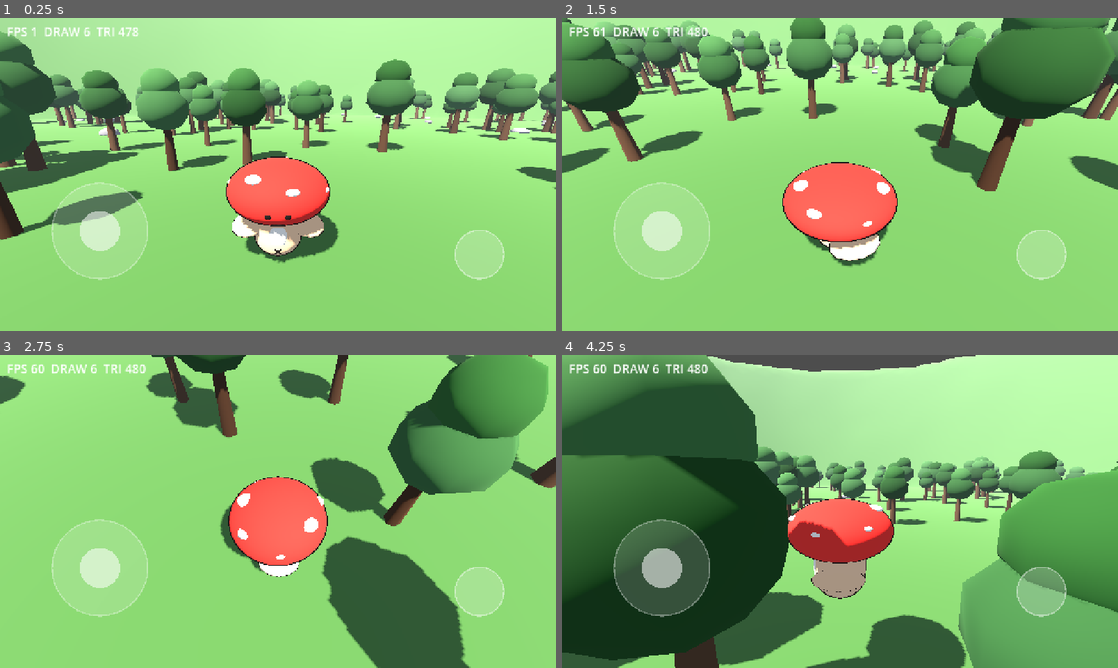
Above: before the commit, frames 1-4 (two rows, left to right).
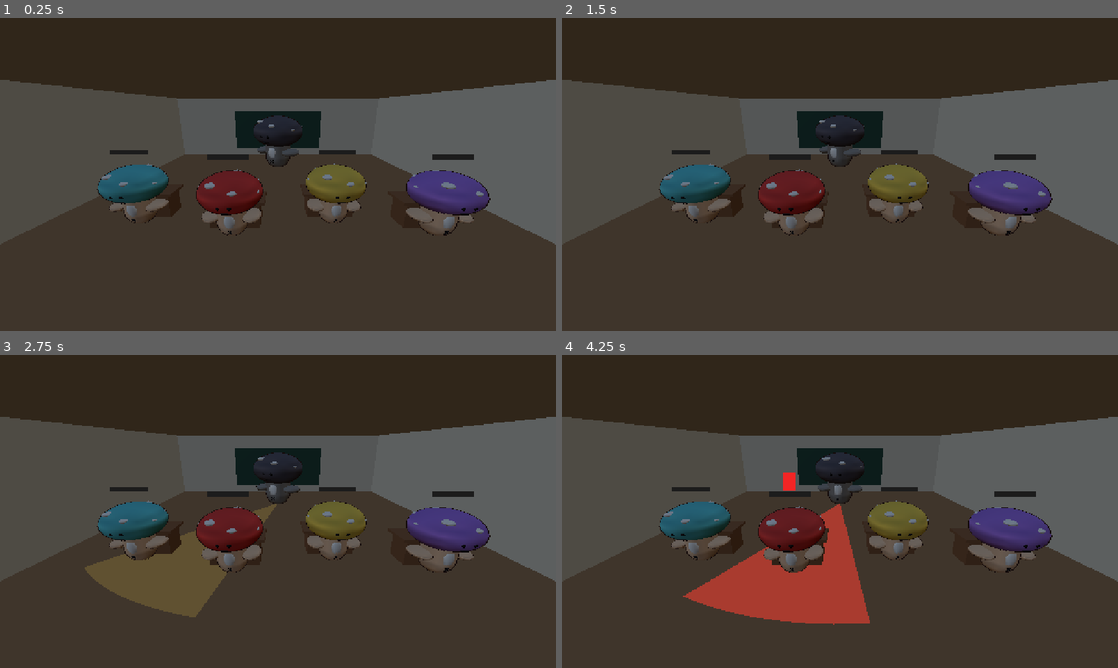
Above: after the commit, the same moments.

Repository: tuzkimo/fungi-party
Game: Godot game, scene res://game/minigame/classroom.tscn
Same seed, same stepped clock (60 frames per second), same inputs: the game is played once before the commit and once after it. Before the commit the project starts from res://game/main.tscn.
Inputs (mouse positions are in pixels of both pictures, inside the frame that each line leads up to):
- Up to frame 1 (0.25 s): no input
- Up to frame 2 (1.5 s): move the mouse to (962, 158) at 0.52 s; hold D (move_right, bound only before the commit) 0.53-1.25 s; hold Shift (run, bound only before the commit) 0.53-1.25 s; click (962, 158) at 0.67 s; tap Space (jump, bound only before the commit) at 0.77 s; drag from (728, 190) to (812, 237) at 1.27 s
- Up to frame 3 (2.75 s): move the mouse to (333, 442) at 2.02 s; hold D (move_right, bound only before the commit) from 2.03 s (still down); hold Shift (run, bound only before the commit) from 2.03 s (still down)
- Up to frame 4 (4.25 s): release D (move_right, bound only before the commit) at 2.75 s; release Shift (run, bound only before the commit) at 2.75 s; drag from (812, 574) to (673, 464) at 2.77 s; move the mouse to (1006, 558) at 3.52 s; hold A (move_left, bound only before the commit) from 3.53 s (still down); hold Ctrl (orbit, bound only before the commit) from 3.53 s (still down); tap Space (jump, bound only before the commit) at 3.77 s; tap Shift (run, bound only before the commit) at 3.8 s

The runs differ from the first frame. In frame 1, 97% of the frame differs, in the area x 0-100%, y 0-100%; in frame 2, 99%; in frame 3, 99%; in frame 4, 99%.

Commit message:
教室场景：四张课桌、老师与地面视线锥

Diff:
--- a/game/config.gd
+++ b/game/config.gd
@@ -24,7 +24,7 @@
 const GAZE_WARN := 0.3
 const GAZE_WATCH := 2.0
 const GAZE_HALF_ANGLE := 14.0
-const GAZE_RANGE := 5.5
+const GAZE_RANGE := 8.5
 const SEAT_POSITIONS := [
 	Vector3(-1.2, 0.0, 1.2), Vector3(-4.0, 0.0, 0.6), Vector3(1.6, 0.0, 0.6), Vector3(4.2, 0.0, 1.2)
 ]
--- /dev/null
+++ b/game/minigame/classroom.gd
@@ -0,0 +1,87 @@
+class_name Classroom
+extends Node3D
+
+## 教室编排：程序化建房间、摆四张课桌、驱动老师视线。
+## 自包含单场景：节点间直接引用，不跨场景查 group。
+
+const FLOOR_COLOR := Color(0.62, 0.45, 0.30)
+const WALL_COLOR := Color(0.93, 0.89, 0.80)
+const BOARD_COLOR := Color(0.16, 0.32, 0.26)
+
+var _gaze := Gaze.new()
+var _round := StealEat.new()
+var _teacher: Teacher
+var _seats: Array[SeatVisual] = []
+
+@onready var _camera: Camera3D = $Camera3D
+
+
+func _ready() -> void:
+	_camera.look_at(Vector3(0.0, 0.8, -1.5))
+	_build_room()
+
+	_teacher = Teacher.new()
+	_teacher.name = "Teacher"
+	_teacher.position = Config.TEACHER_POS
+	add_child(_teacher)
+
+	for i in Config.SEAT_COUNT:
+		var seat := SeatVisual.new()
+		seat.name = "Seat%d" % i
+		seat.setup(i)
+		add_child(seat)
+		_seats.append(seat)
+
+
+func _process(delta: float) -> void:
+	_gaze.advance(delta)
+	_teacher.apply(_gaze, delta)
+	for i in _seats.size():
+		_seats[i].apply(_round.seats[i], false, delta, _gaze.watching() == i)
+
+
+func _build_room() -> void:
+	var floor_mat := _solid(FLOOR_COLOR)
+	var wall_mat := _solid(WALL_COLOR)
+	_box("Floor", Vector3(14.0, 0.2, 16.0), Vector3(0.0, -0.1, -1.0), floor_mat)
+	_box("BackWall", Vector3(14.0, 4.0, 0.2), Vector3(0.0, 2.0, -9.0), wall_mat)
+	_box("WallLeft", Vector3(0.2, 4.0, 16.0), Vector3(-7.0, 2.0, -1.0), wall_mat)
+	_box("WallRight", Vector3(0.2, 4.0, 16.0), Vector3(7.0, 2.0, -1.0), wall_mat)
+	_box("Ceiling", Vector3(14.0, 0.2, 16.0), Vector3(0.0, 4.0, -1.0), wall_mat)
+	_box("Blackboard", Vector3(6.0, 2.6, 0.1), Vector3(0.0, 1.8, -8.85), _solid(BOARD_COLOR))
+
+	var sun := DirectionalLight3D.new()
+	sun.name = "Sun"
+	sun.rotation_degrees = Vector3(-50.0, -30.0, 0.0)
+	sun.shadow_enabled = true
+	sun.directional_shadow_max_distance = 20.0
+	add_child(sun)
+
+	var sky := Sky.new()
+	sky.sky_material = ProceduralSkyMaterial.new()
+	var env := Environment.new()
+	env.background_mode = Environment.BG_SKY
+	env.sky = sky
+	env.ambient_light_source = Environment.AMBIENT_SOURCE_SKY
+	var world := WorldEnvironment.new()
+	world.name = "Environment"
+	world.environment = env
+	add_child(world)
+
+
+func _box(node_name: String, size: Vector3, pos: Vector3, material: Material) -> void:
+	var mesh := BoxMesh.new()
+	mesh.size = size
+	var node := MeshInstance3D.new()
+	node.name = node_name
+	node.mesh = mesh
+	node.position = pos
+	node.material_override = material
+	add_child(node)
+
+
+func _solid(color: Color) -> StandardMaterial3D:
+	var material := StandardMaterial3D.new()
+	material.albedo_color = color
+	material.roughness = 0.95
+	return material
--- /dev/null
+++ b/game/minigame/classroom.tscn
@@ -0,0 +1,9 @@
+[gd_scene load_steps=2 format=3]
+
+[ext_resource type="Script" path="res://game/minigame/classroom.gd" id="1_script"]
+
+[node name="Classroom" type="Node3D"]
+script = ExtResource("1_script")
+
+[node name="Camera3D" type="Camera3D" parent="."]
+transform = Transform3D(1, 0, 0, 0, 1, 0, 0, 0, 1, 0, 3.2, 6)
--- /dev/null
+++ b/game/minigame/seat_visual.gd
@@ -0,0 +1,114 @@
+class_name SeatVisual
+extends Node3D
+
+## 一个座位：课桌 + 蘑菇 + 头顶进度条 + 「!」标记。
+## 只读 StealEat.Seat 的字段，不改规则。
+
+const TINTS := [
+	Color(0.90, 0.22, 0.20), Color(0.35, 0.78, 0.80), Color(0.95, 0.80, 0.30), Color(0.65, 0.45, 0.85)
+]
+const BODY_SCALE := 0.9
+const BAR_Y := 2.1
+const BAR_WIDTH := 1.0
+const BAR_HEIGHT := 0.14
+const MARK_Y := 2.4
+
+var index := 0
+
+var _body: MushroomMesh
+var _fill: MeshInstance3D
+var _fill_mesh: QuadMesh
+var _mark: MeshInstance3D
+var _bounce := 0.0
+
+
+func setup(index_value: int) -> void:
+	index = index_value
+	position = Config.SEAT_POSITIONS[index]
+	_build_desk()
+	_build_body()
+	_build_bar()
+	_build_mark()
+
+
+func apply(seat: StealEat.Seat, eating: bool, delta: float, watched := false) -> void:
+	_mark.visible = watched or seat.stun > 0.0 or seat.out
+
+	# billboard 会丢掉节点的非等比缩放，所以改 mesh 宽度而不是 scale.x
+	var progress := clampf(float(seat.bites) / float(Config.BITES_TO_WIN), 0.0, 1.0)
+	_fill_mesh.size.x = maxf(progress * BAR_WIDTH, 0.001)
+	_fill.position.x = -0.5 * BAR_WIDTH * (1.0 - progress)
+
+	if eating:
+		_bounce += delta * 12.0
+		var squash := sin(_bounce) * 0.12
+		_body.scale = Vector3(
+			BODY_SCALE * (1.0 - squash * 0.5), BODY_SCALE * (1.0 + squash * 0.5), BODY_SCALE * (1.0 - squash * 0.5)
+		)
+	else:
+		_bounce = 0.0
+		_body.scale = _body.scale.lerp(Vector3.ONE * BODY_SCALE, minf(1.0, 10.0 * delta))
+
+
+func _build_desk() -> void:
+	var wood := _solid(Color(0.55, 0.36, 0.22))
+	_box("DeskTop", Vector3(1.7, 0.08, 0.85), Vector3(0.0, 0.78, -0.55), wood)
+	_box("DeskBody", Vector3(1.4, 0.75, 0.7), Vector3(0.0, 0.4, -0.55), wood)
+
+
+func _build_body() -> void:
+	_body = MushroomMesh.new()
+	_body.name = "SeatBody"
+	_body.tint_cap = TINTS[index % TINTS.size()]
+	_body.scale = Vector3.ONE * BODY_SCALE
+	add_child(_body)
+
+
+func _build_bar() -> void:
+	var back := QuadMesh.new()
+	back.size = Vector2(BAR_WIDTH, BAR_HEIGHT)
+	_box_mesh("BarBack", back, Vector3(0.0, BAR_Y, 0.0), _billboard(Color(0.12, 0.12, 0.12)))
+
+	var fill := QuadMesh.new()
+	fill.size = Vector2(BAR_WIDTH, BAR_HEIGHT)
+	_fill_mesh = fill
+	_fill = _box_mesh("BarFill", fill, Vector3(0.0, BAR_Y, 0.02), _billboard(Color(0.45, 0.90, 0.40)))
+
+
+func _build_mark() -> void:
+	var quad := QuadMesh.new()
+	quad.size = Vector2(0.28, 0.42)
+	var material := _billboard(Color(0.95, 0.15, 0.15))
+	material.no_depth_test = true
+	_mark = _box_mesh("Mark", quad, Vector3(0.0, MARK_Y, 0.0), material)
+	_mark.visible = false
+
+
+func _box(node_name: String, size: Vector3, pos: Vector3, material: Material) -> MeshInstance3D:
+	var mesh := BoxMesh.new()
+	mesh.size = size
+	return _box_mesh(node_name, mesh, pos, material)
+
+
+func _box_mesh(node_name: String, mesh: Mesh, pos: Vector3, material: Material) -> MeshInstance3D:
+	var node := MeshInstance3D.new()
+	node.name = node_name
+	node.mesh = mesh
+	node.position = pos
+	node.material_override = material
+	add_child(node)
+	return node
+
+
+func _solid(color: Color) -> StandardMaterial3D:
+	var material := StandardMaterial3D.new()
+	material.albedo_color = color
+	material.roughness = 0.9
+	return material
+
+
+func _billboard(color: Color) -> StandardMaterial3D:
+	var material := _solid(color)
+	material.shading_mode = BaseMaterial3D.SHADING_MODE_UNSHADED
+	material.billboard_mode = BaseMaterial3D.BILLBOARD_ENABLED
+	return material
--- /dev/null
+++ b/game/minigame/teacher.gd
@@ -0,0 +1,61 @@
+class_name Teacher
+extends Node3D
+
+## 老师：一朵放大 1.5 倍的蘑菇 + 地面扇形视线锥。
+## 只读 Gaze 的 phase/target/alpha，转头在预警那 0.3 秒内转到位。
+
+const YAW_SPEED := 12.0
+const BODY_SCALE := 1.5
+const WARN_COLOR := Color(1.0, 0.85, 0.3)
+const WATCH_COLOR := Color(1.0, 0.25, 0.2)
+
+var _cone_material: StandardMaterial3D
+var _cone: MeshInstance3D
+
+
+func _ready() -> void:
+	var body := MushroomMesh.new()
+	body.name = "TeacherBody"
+	body.tint_cap = Color(0.34, 0.32, 0.36)
+	body.tint_body = Color(0.58, 0.55, 0.52)
+	body.scale = Vector3.ONE * BODY_SCALE
+	add_child(body)
+	_build_cone()
+
+
+func apply(gaze: Gaze, delta: float) -> void:
+	var goal := Gaze.yaw_to(global_position, Config.SEAT_POSITIONS[gaze.target])
+	rotation.y = lerp_angle(rotation.y, goal, minf(1.0, YAW_SPEED * delta))
+
+	var alpha := gaze.alpha()
+	_cone.visible = alpha > 0.0
+	var color := WARN_COLOR if gaze.phase == Gaze.Phase.WARN else WATCH_COLOR
+	color.a = alpha
+	_cone_material.albedo_color = color
+
+
+func _build_cone() -> void:
+	var surface := SurfaceTool.new()
+	surface.begin(Mesh.PRIMITIVE_TRIANGLES)
+	var half := deg_to_rad(Config.GAZE_HALF_ANGLE)
+	var segments := 12
+	for i in segments:
+		var a0 := -half + 2.0 * half * float(i) / float(segments)
+		var a1 := -half + 2.0 * half * float(i + 1) / float(segments)
+		surface.add_vertex(Vector3.ZERO)
+		surface.add_vertex(Vector3(sin(a0), 0.0, cos(a0)) * Config.GAZE_RANGE)
+		surface.add_vertex(Vector3(sin(a1), 0.0, cos(a1)) * Config.GAZE_RANGE)
+	surface.generate_normals()
+
+	_cone_material = StandardMaterial3D.new()
+	_cone_material.shading_mode = BaseMaterial3D.SHADING_MODE_UNSHADED
+	_cone_material.transparency = BaseMaterial3D.TRANSPARENCY_ALPHA
+	_cone_material.cull_mode = BaseMaterial3D.CULL_DISABLED
+	_cone_material.depth_draw_mode = BaseMaterial3D.DEPTH_DRAW_DISABLED
+
+	_cone = MeshInstance3D.new()
+	_cone.name = "GazeCone"
+	_cone.mesh = surface.commit()
+	_cone.material_override = _cone_material
+	_cone.position.y = 0.02
+	add_child(_cone)
--- a/project.godot
+++ b/project.godot
@@ -5,7 +5,7 @@
 [application]
 
 config/name="菌子派对"
-run/main_scene="res://game/main.tscn"
+run/main_scene="res://game/minigame/classroom.tscn"
 config/features=PackedStringArray("4.7", "Mobile")
 config/icon="res://icon.svg"
 
Not shown, added: game/minigame/classroom.gd.uid
Not shown, added: game/minigame/gaze.gd.uid
Not shown, added: game/minigame/npc_seat.gd.uid
Not shown, added: game/minigame/seat_visual.gd.uid
Not shown, added: game/minigame/steal_eat.gd.uid
Not shown, added: game/minigame/teacher.gd.uid
Not shown, added: game/systems/save.gd.uid
Not shown, added: tests/test_coins.gd.uid
Not shown, added: tests/test_gaze.gd.uid
Not shown, added: tests/test_npc_seat.gd.uid
Not shown, added: tests/test_steal_eat.gd.uid
